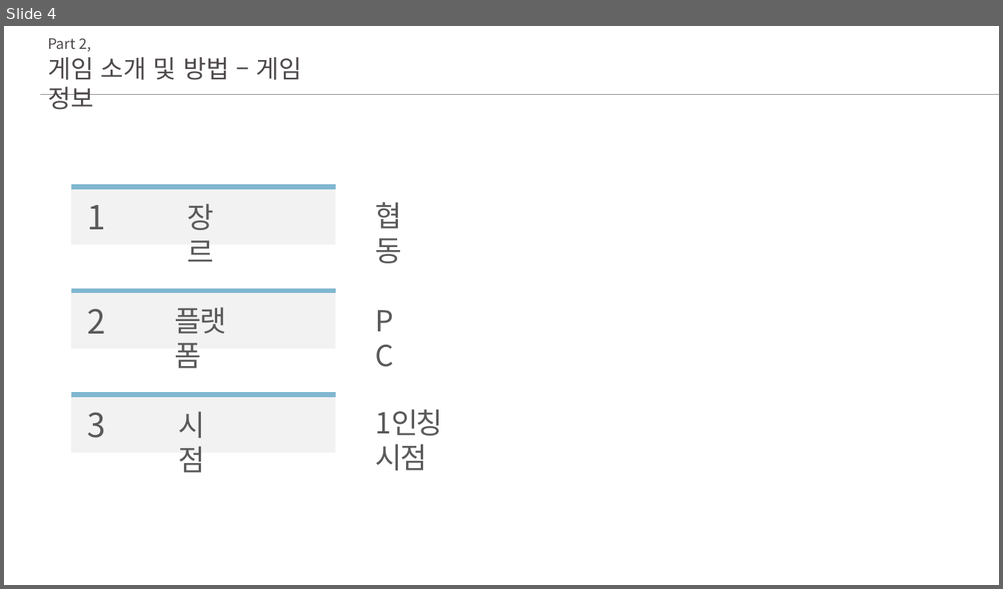
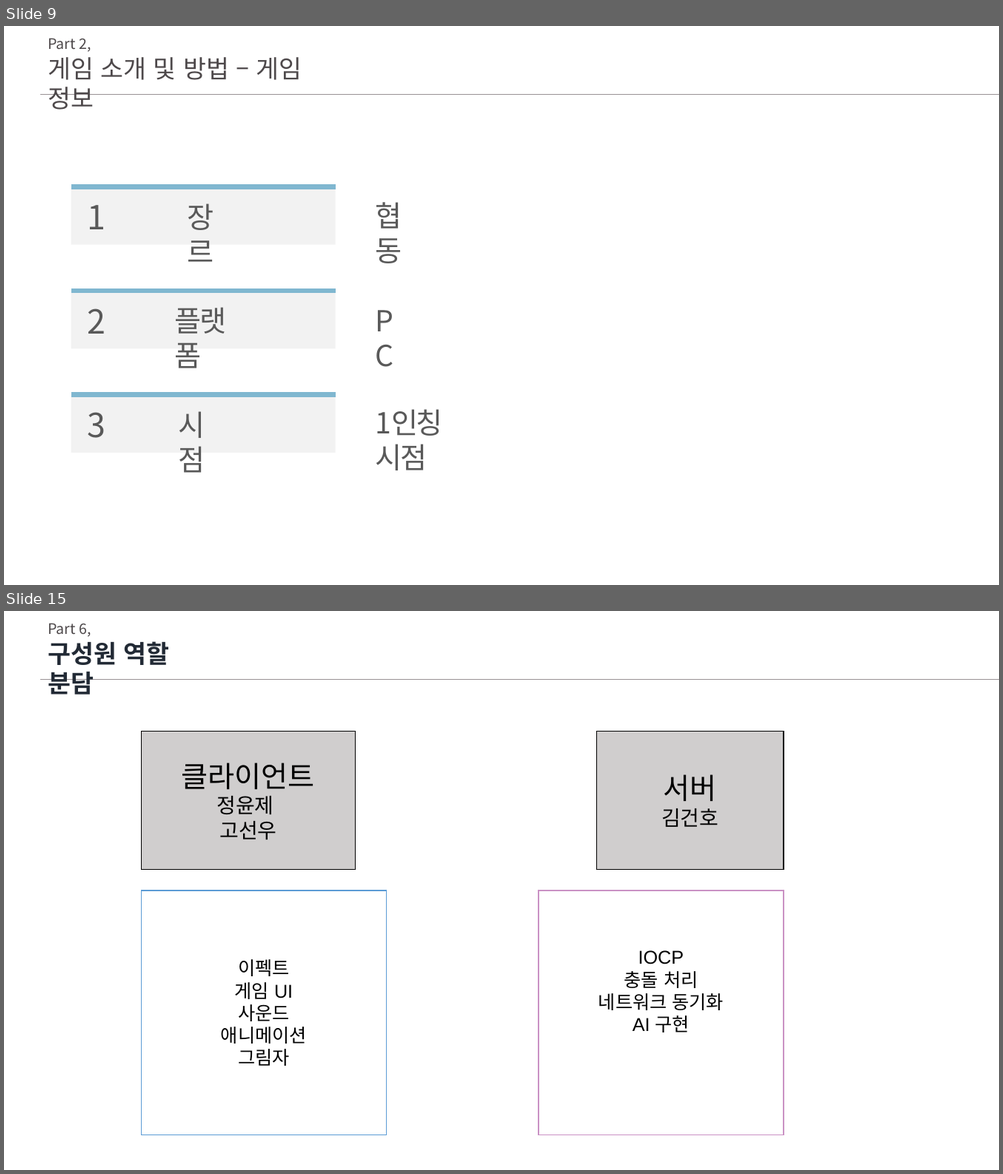
Before and after one commit to ghk01214/KPUFinalGame-deprecated-, a slide deck: docs/초안.pptx. Shown one above the other, each under a label of ours: slide 4 before the commit, slides 9 and 15 after it; the slides between them are not shown. The pictures are 1003x589 and 1003x1174 pixels, drawn with LibreOffice and Linux fonts; fonts in the diff are those of the drawing. Boxes give left, top, right and bottom in pixels: in the first picture for what was removed or moved away, otherwise in the second. Text is boxed around its words. In the diff, an @@ line names an element or a change of style, - is before the commit and + after.

```diff
--- a/docs/초안.pptx
+++ b/docs/초안.pptx
@@ slide 15 added at <box>4,611,999,1170</box>, background #FFFFFF @@
@@ text added at <box>48,623,91,637</box>, 14 pt, text #4D484A @@
+Part 6,
@@ text added at <box>48,641,170,695</box>, 24 pt, text #222A35, bold @@
+구성원 역할 분담
@@ line added from (40, 679) to (999, 679), #989194 0.5 pt @@
@@ rectangle added at <box>142,731,356,870</box>, fill #D0CECE, outline #000000 1 pt, 20 pt, text #000000 @@
+클라이언트
+정윤제
+고선우
@@ rectangle added at <box>597,731,784,870</box>, fill #D0CECE, outline #000000 1 pt, 20 pt, text #000000 @@
+서버
+김건호
@@ rectangle added at <box>142,891,387,1136</box>, fill #FFFFFF, outline #5B9BD5 1 pt, 18 pt, text #000000 @@
+이펙트
+게임 UI
+사운드
+애니메이션
+그림자
@@ rectangle added at <box>538,891,784,1136</box>, fill #FFFFFF, outline #CA92C4 1 pt, 18 pt, text #000000 @@
+IOCP
+충돌 처리
+네트워크 동기화
+AI 구현
@@ what was slide 4 is now slide 9 @@
```
Also in this commit, not shown: 6 slides changed, 8 other slides added, 3 slides removed.
